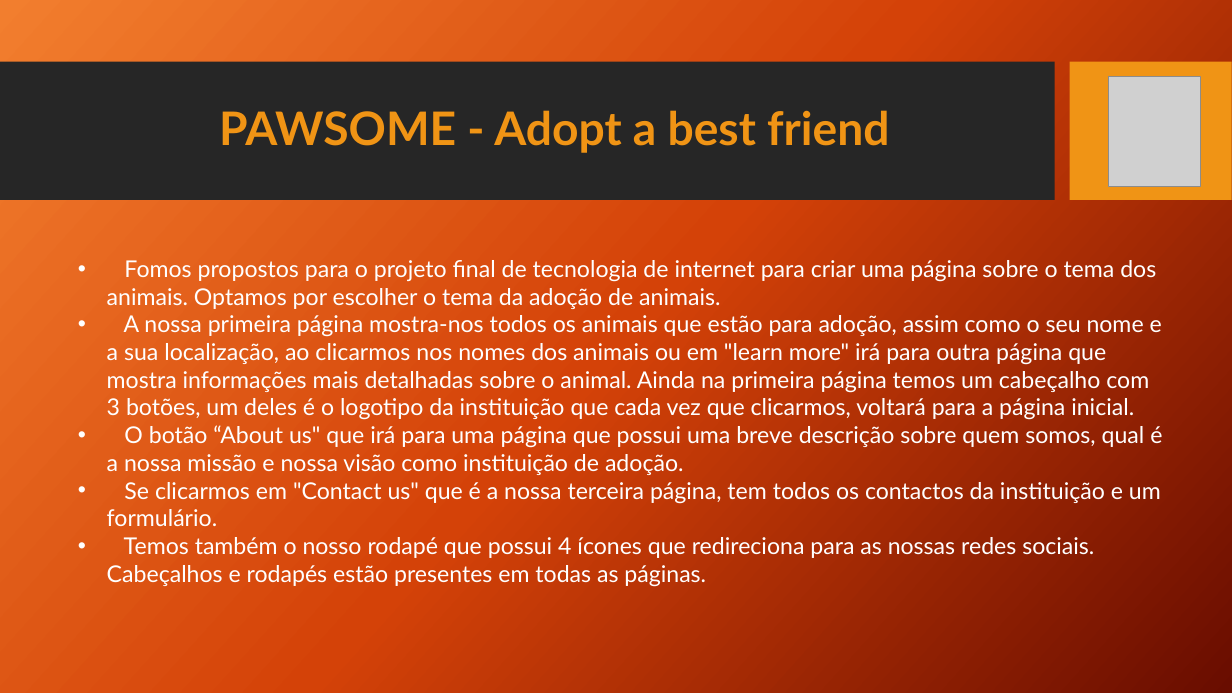
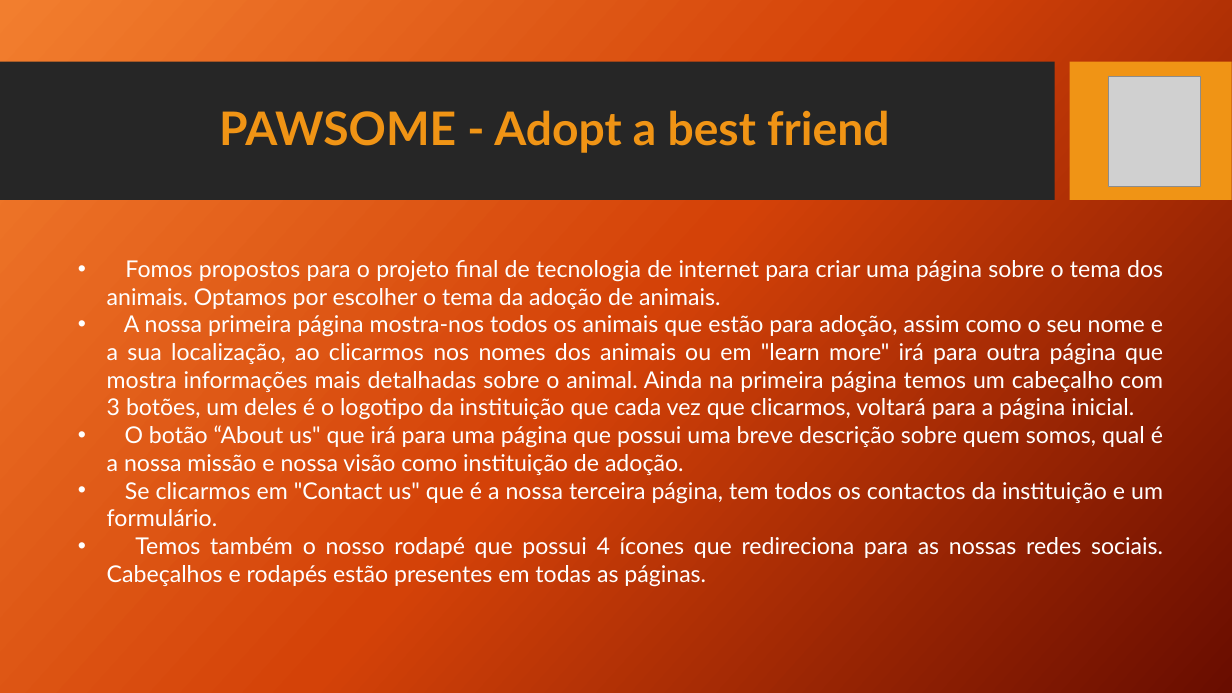
Before and after one commit to INF22TIG20/Report_TIM1, a slide deck: slide 2 of report/PAWSOME.pptx. Drawn at 1232x693 pixels with LibreOffice and Linux fonts; fonts in the diff are those of the drawing; grey boxes stand for pictures; background and template pictures are left out. Boxes give left, top, right and bottom in pixels: in the first picture for what was removed or moved away, otherwise in the second. Text is boxed around its words. In the diff, an @@ line names an element or a change of style, - is before the commit and + after.

```diff
--- a/report/PAWSOME.pptx
+++ b/report/PAWSOME.pptx
@@ text "Fomos propostos para o projeto ..." at bbox=[107, 260, 1163, 587]: alignment left to justified @@
```
Also in this commit, not shown: 3 other slides changed.
